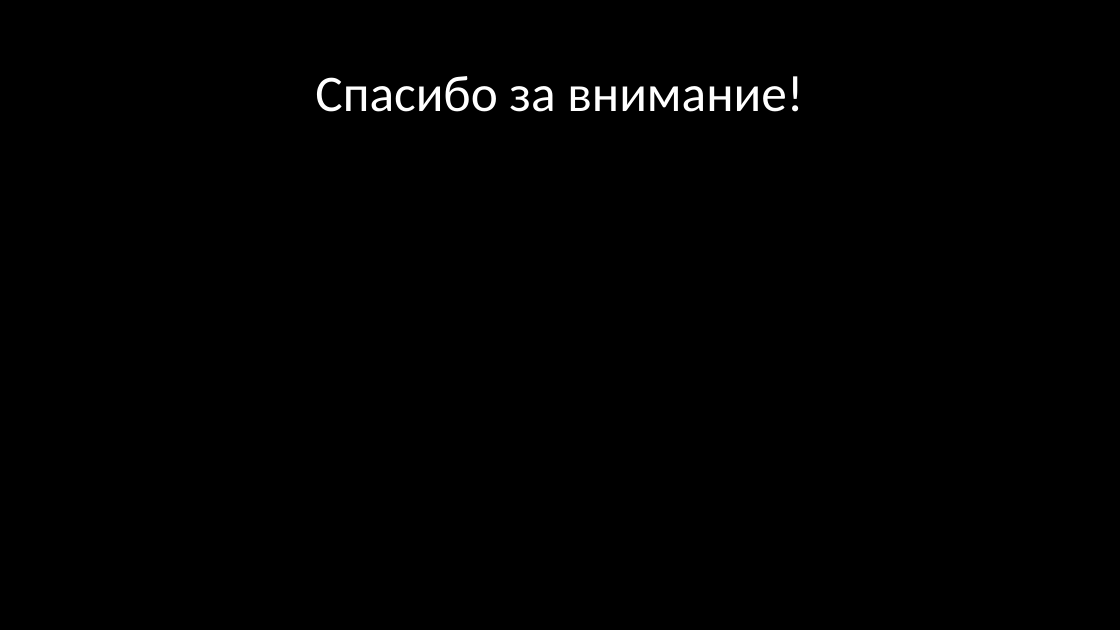
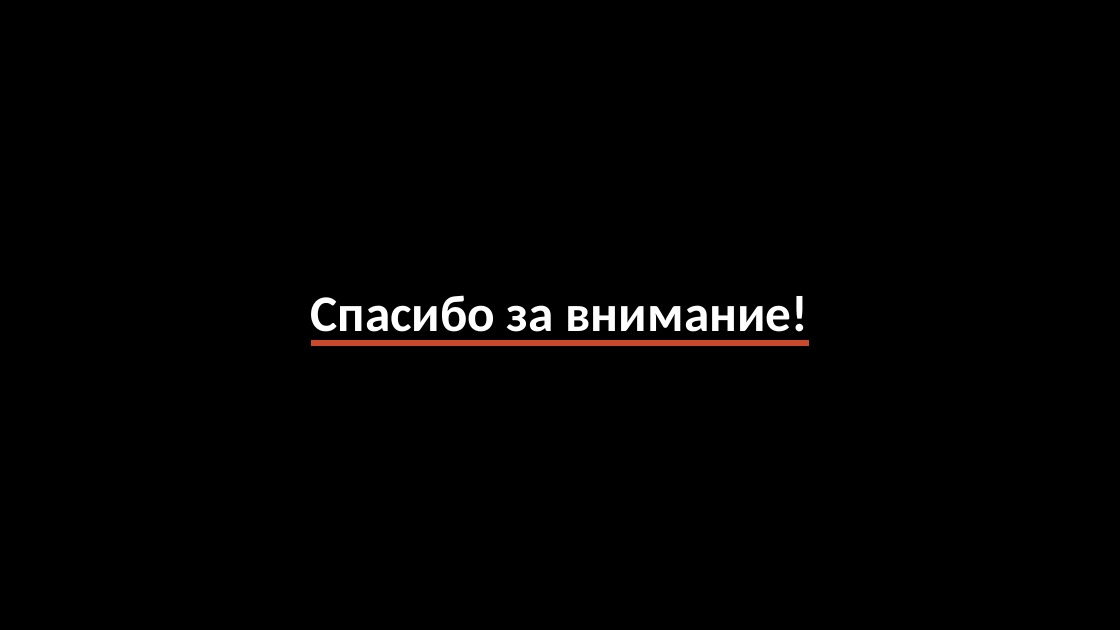
Before and after one commit to maxim5858mru/graduate-work-college-tiu, a slide deck: slide 9 of Text/Дипломная работа/Презентация.pptx (slide 8 before the commit). Drawn at 1120x630 pixels with LibreOffice and Linux fonts; fonts in the diff are those of the drawing. Boxes give left, top, right and bottom in pixels: in the first picture for what was removed or moved away, otherwise in the second. Text is boxed around its words. In the diff, an @@ line names an element or a change of style, - is before the commit and + after.

```diff
--- a/Text/Дипломная работа/Презентация.pptx
+++ b/Text/Дипломная работа/Презентация.pptx
@@ title "Спасибо за внимание!" moved from (x1=315, y1=76, x2=803, y2=112) to (x1=311, y1=295, x2=809, y2=344) @@
@@ title "Спасибо за внимание!" at (x1=311, y1=295, x2=809, y2=344): bold on @@
@@ line added from (312, 343) to (810, 343), #C9492C 4.5 pt @@
```
Also in this commit, not shown: 6 other slides changed, 1 slide added, 2 other files.
